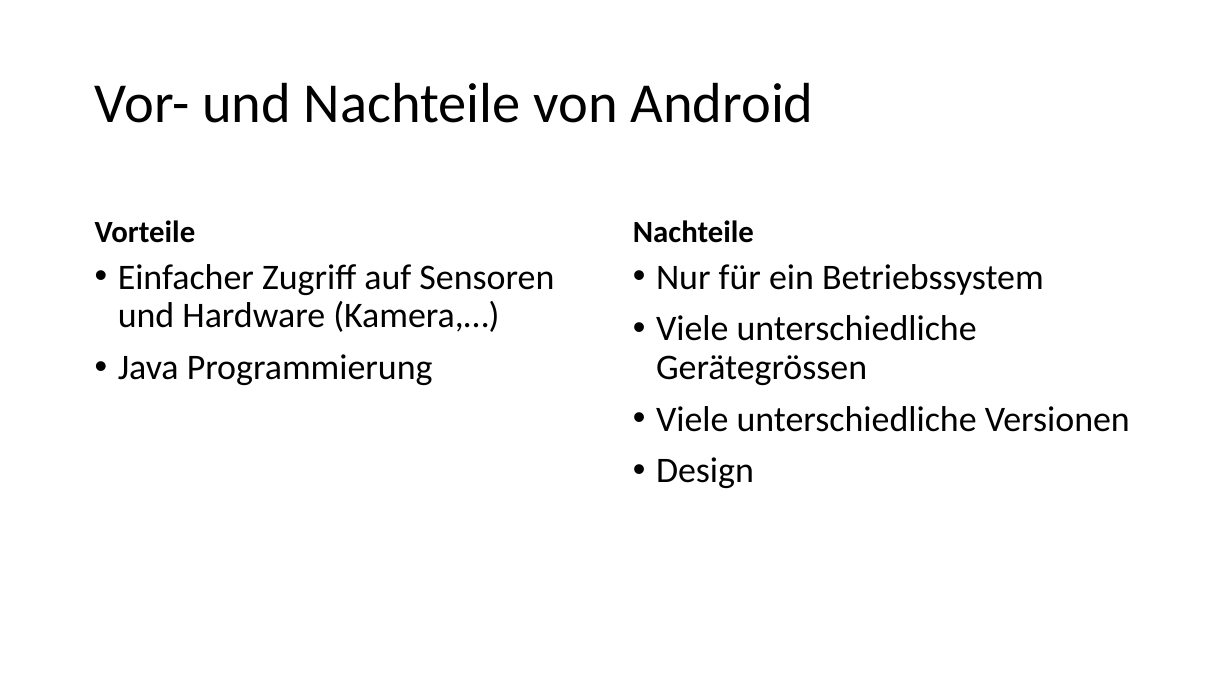
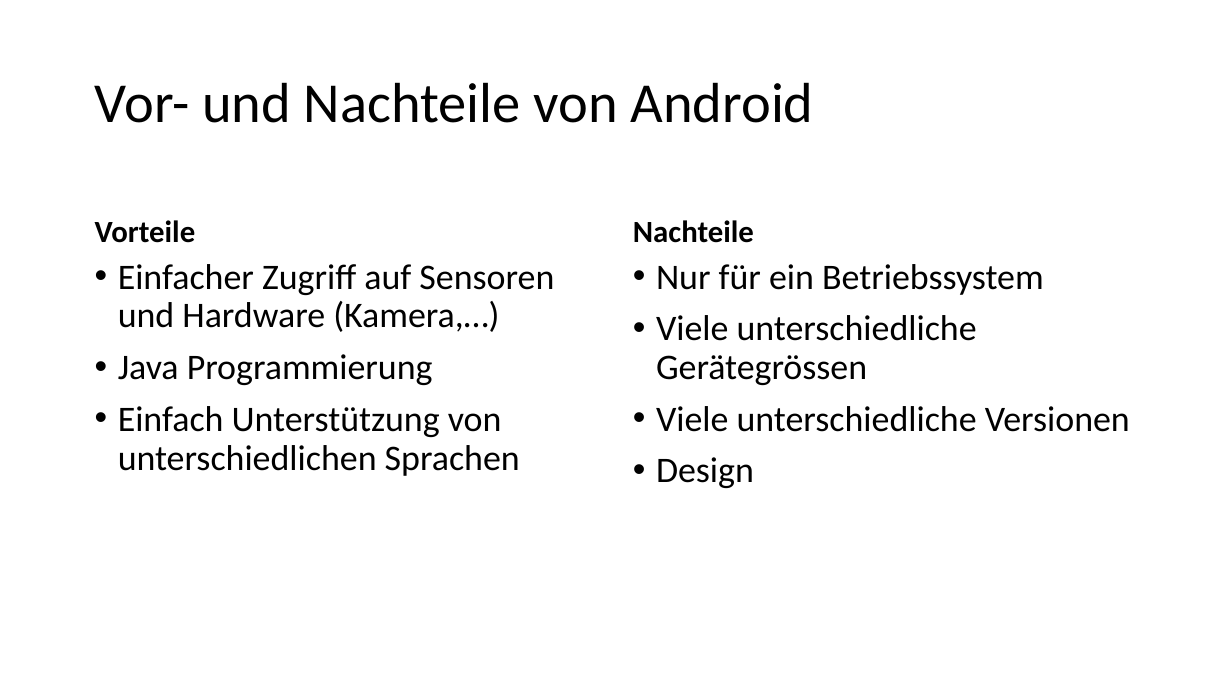
Before and after one commit to stuckime/workshop_mobileApp, a slide deck: slide 4 of Präsi/ParkYourCar.pptx. Drawn at 1232x693 pixels with LibreOffice and Linux fonts; fonts in the diff are those of the drawing. Boxes give left, top, right and bottom in pixels: in the first picture for what was removed or moved away, otherwise in the second. Text is boxed around its words. In the diff, an @@ line names an element or a change of style, - is before the commit and + after.

```diff
--- a/Präsi/ParkYourCar.pptx
+++ b/Präsi/ParkYourCar.pptx
@@ text at [118, 406, 520, 476]: paragraph added @@
+• Einfach Unterstützung von unterschiedlichen Sprachen
```
Also in this commit, not shown: 3 other slides changed.
